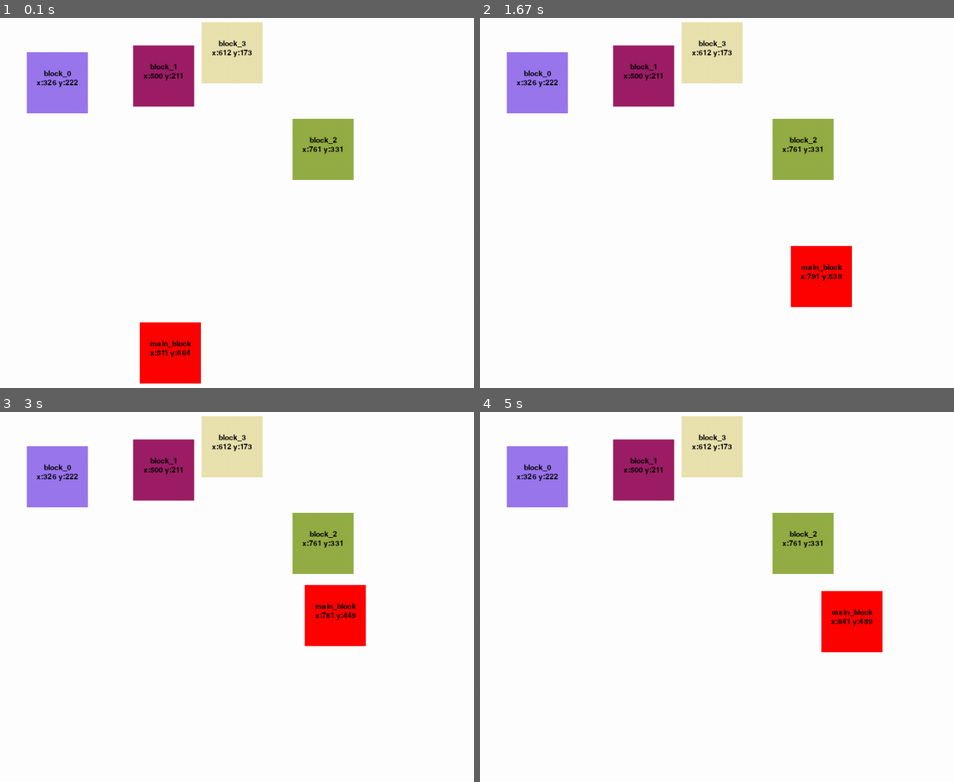
Above: before the commit, frames 1-4 (two rows, left to right).
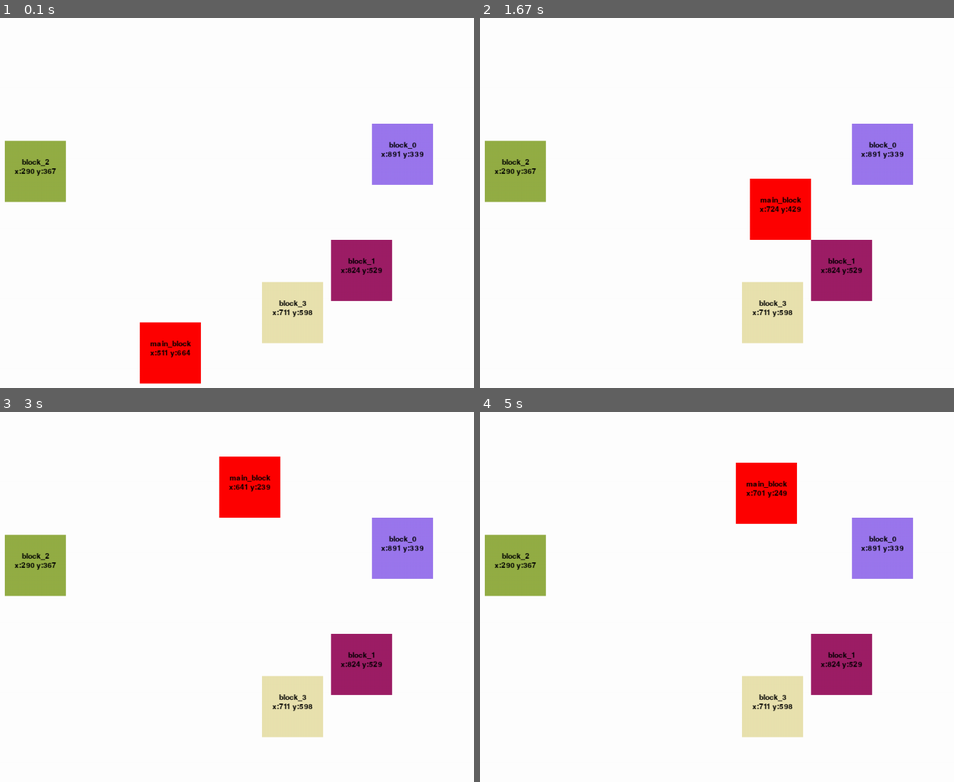
Above: after the commit, the same moments.

Repository: esserafael/python-learning-stuff
Game: pygame game, started from PyGame/collision.py
Same seed, same stepped clock (60 frames per second), same inputs: the game is played once before the commit and once after it.
Inputs:
- Up to frame 1 (0.1 s): no input
- Up to frame 2 (1.67 s): hold W 0.33-0.8 s; hold Right 0.33-0.8 s; tap S at 0.83 s; hold Right 1.17-1.63 s
- Up to frame 3 (3 s): hold Up 1.67-1.97 s; hold Right 2-2.47 s; hold Left from 2.5 s (still down)
- Up to frame 4 (5 s): release Left at 3.03 s; hold Down 3.07-3.37 s; hold Left 3.4-3.8 s; hold Up 3.83-4.2 s; hold Right 4.23-4.87 s; hold Down from 4.9 s (still down)

The runs differ from the first frame. In frame 1, 17% of the frame differs, in the area x 1-92%, y 1-88%; in frame 2, 20%; in frame 3, 21%; in frame 4, 21%.

Commit message:
Config file

Diff:
--- a/PyGame/collision.py
+++ b/PyGame/collision.py
@@ -1,6 +1,9 @@
 import pygame
 import time
 import random
+from collision_config import DefaultConfig
+
+CONFIG = DefaultConfig()
 
 class FormDataPosition:
     def __init__(self, x: int, y: int):
@@ -29,16 +32,11 @@
 
 clock = pygame.time.Clock()
 
-#fps
-clock_ticks = 60
-
-# display
-display_width = 1024
-display_height = 768
-gameDisplay = pygame.display.set_mode((display_width,display_height))
+# Display
+gameDisplay = pygame.display.set_mode((CONFIG.DISPLAY_WIDTH, CONFIG.DISPLAY_HEIGHT))
 pygame.display.set_caption('Collision')
 
-# colors
+# Colors
 black = (0,0,0)
 white = (255,255,255)
 red = (255,0,0)
@@ -69,22 +67,21 @@
 
     main_form_x_change = 0
     main_form_y_change = 0
-    main_form_move_speed = 5
 
     total_other_forms = 4
 
     main_block = FormData(
         "main_block",
-        FormDataPosition(round((display_width * 0.45)), round((display_height * 0.8))),
-        FormDataSize(100, 100),
+        FormDataPosition(round((CONFIG.DISPLAY_WIDTH * 0.45)), round((CONFIG.DISPLAY_HEIGHT * 0.8))),
+        FormDataSize(CONFIG.SIZE_WIDTH, CONFIG.SIZE_HEIGHT),
         FormDataPosition(0, 0),
         red)
 
     other_forms = [
         (FormData(
             "block_{}".format(form),
-            FormDataPosition(random.randrange(0, display_width - 100), random.randrange(0, display_height - 100)),
-            FormDataSize(100, 100),
+            FormDataPosition(random.randrange(0, CONFIG.DISPLAY_WIDTH - CONFIG.SIZE_WIDTH), random.randrange(0, CONFIG.DISPLAY_HEIGHT - CONFIG.SIZE_HEIGHT)),
+            FormDataSize(CONFIG.SIZE_WIDTH, CONFIG.SIZE_HEIGHT),
             FormDataPosition(0, 0),
             (random.randrange(0, 255), random.randrange(0, 255), random.randrange(0, 255))
             ))
@@ -98,13 +95,13 @@
                 gameExit = True
             if event.type == pygame.KEYDOWN:
                 if event.key == pygame.K_LEFT or event.key == pygame.K_a:
-                    main_form_x_change = -main_form_move_speed
+                    main_form_x_change = -CONFIG.MOVE_SPEED
                 elif event.key == pygame.K_RIGHT or event.key == pygame.K_d:
-                    main_form_x_change = main_form_move_speed
+                    main_form_x_change = CONFIG.MOVE_SPEED
                 elif event.key == pygame.K_UP or event.key == pygame.K_w:
-                    main_form_y_change = -main_form_move_speed
+                    main_form_y_change = -CONFIG.MOVE_SPEED
                 elif event.key == pygame.K_DOWN or event.key == pygame.K_s:
-                    main_form_y_change = main_form_move_speed
+                    main_form_y_change = CONFIG.MOVE_SPEED
             if event.type == pygame.KEYUP:
                 if event.key == pygame.K_LEFT or event.key == pygame.K_RIGHT or event.key == pygame.K_a or event.key == pygame.K_d:
                     main_form_x_change = 0
@@ -119,8 +116,8 @@
         main_block.pos = FormDataPosition(main_block.pos.x + main_form_x_change, main_block.pos.y + main_form_y_change)
 
         #"""
-        display_x_boundary = display_width - main_block.size.width
-        display_y_boundary = display_height - main_block.size.height
+        display_x_boundary = CONFIG.DISPLAY_WIDTH - main_block.size.width
+        display_y_boundary = CONFIG.DISPLAY_HEIGHT - main_block.size.height
 
         if main_block.pos.x > display_x_boundary:
             main_block.pos.x = display_x_boundary
@@ -170,7 +167,7 @@
         draw_block(main_block)
 
         pygame.display.update()
-        clock.tick(clock_ticks)
+        clock.tick(CONFIG.CLOCK_TICKS)
 
 
 game_loop()
--- /dev/null
+++ b/PyGame/collision_config.py
@@ -0,0 +1,19 @@
+class DefaultConfig:
+
+    """Display Size"""
+
+    DISPLAY_WIDTH = 1024
+    DISPLAY_HEIGHT = 768
+
+    """Fps"""
+
+    CLOCK_TICKS = 60
+
+    """Main Object/Form"""
+
+    MOVE_SPEED = 5
+
+    """Forms"""
+
+    SIZE_WIDTH = 100
+    SIZE_HEIGHT = 100
